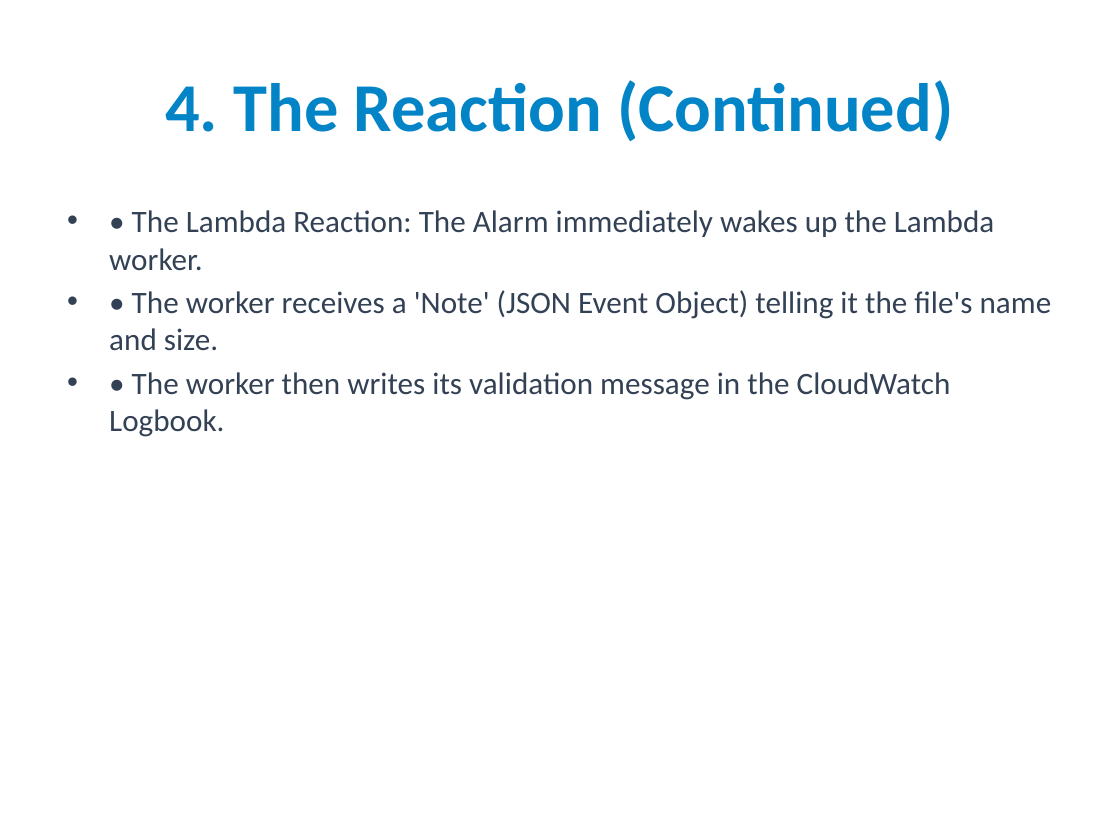
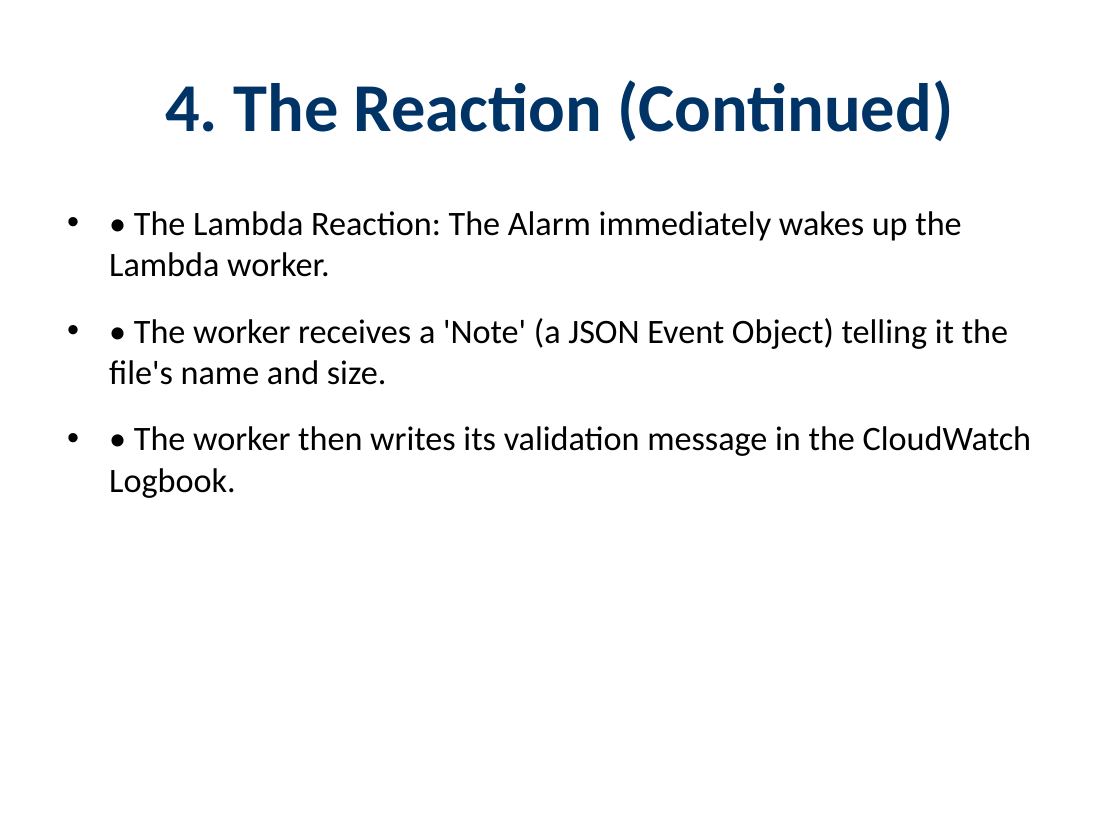
Before and after one commit to Breacher-0/AWS-EC2-local-testing-and-simulation, a slide deck: slide 9 of Ahmed_Khalil_Validation_Demo.pptx. Drawn at 1120x840 pixels with LibreOffice and Linux fonts; fonts in the diff are those of the drawing. Boxes give left, top, right and bottom in pixels: in the first picture for what was removed or moved away, otherwise in the second. Text is boxed around its words. In the diff, an @@ line names an element or a change of style, - is before the commit and + after.

```diff
--- a/Ahmed_Khalil_Validation_Demo.pptx
+++ b/Ahmed_Khalil_Validation_Demo.pptx
@@ title "4. The Reaction (Continued)" at [165,80,953,141]: text colour #0284C7 to #003366 @@
@@ text at [109,211,1032,498]: size 20 to 22 pt, text colour #334155 to #000000 in "• The Lambda Reaction: The Alarm immediately ...", "• The worker then writes its validation ..."; more space between paragraphs @@
@@ text at [109,318,1008,385]: text changed; size 20 to 22 pt; text colour #334155 to #000000 @@
-• • The worker receives a 'Note' (JSON Event Object) telling it the file's name and size.
+• • The worker receives a 'Note' (a JSON Event Object) telling it the file's name and size.
```
Also in this commit, not shown: 13 other slides changed, 1 other file.
